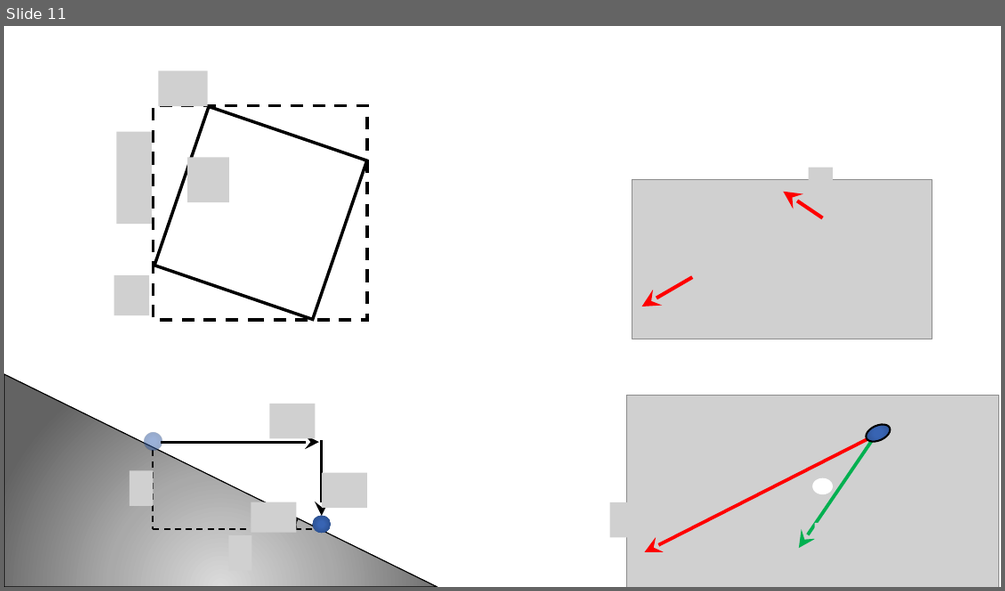
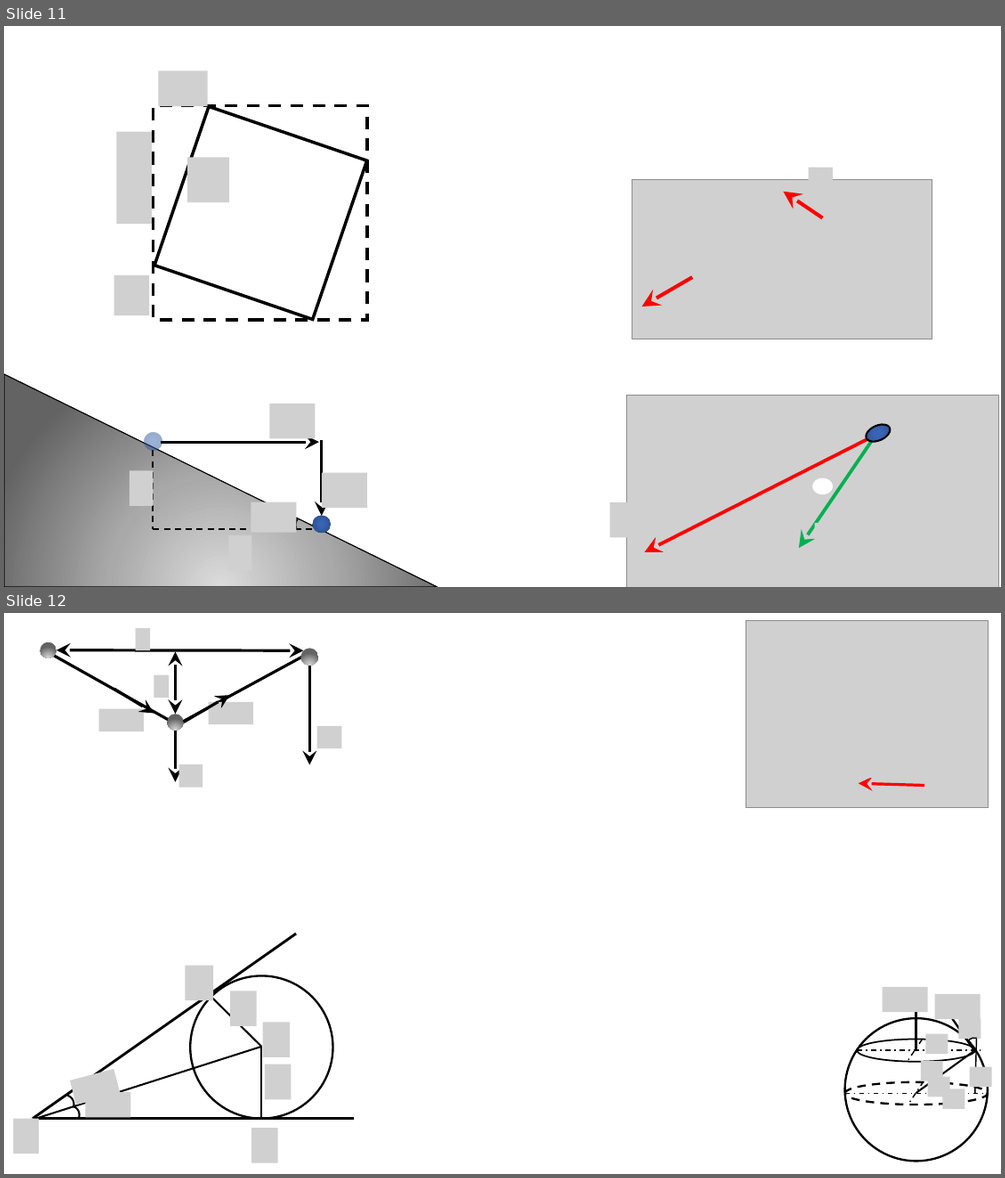
Before and after one commit to savchenko-physics/savchenko-physics.github.io, a slide deck: volunteer/Drawings.pptx. Shown one above the other, each under a label of ours: slide 11 before the commit, slides 11 and 12 after it. The pictures are 1005x591 and 1005x1178 pixels, drawn with LibreOffice and Linux fonts; fonts in the diff are those of the drawing; grey boxes stand for pictures. Boxes give left, top, right and bottom in pixels: in the first picture for what was removed or moved away, otherwise in the second. Text is boxed around its words. In the diff, an @@ line names an element or a change of style, - is before the commit and + after.

```diff
--- a/volunteer/Drawings.pptx
+++ b/volunteer/Drawings.pptx
@@ slide 12 added at bbox=[4, 613, 1001, 1174], background #FFFFFF @@
@@ group added at bbox=[40, 628, 342, 787]: 6 pictures, 4 arrows, 3 ellipses, 2 lines, 2 double arrows @@
@@ group added at bbox=[745, 620, 987, 807]: 4 pictures, 1 arrow @@
@@ group added at bbox=[845, 987, 992, 1161]: 8 pictures, 6 lines, 3 ellipses, 2 arrows, 2 arc (boxed as its full ellipse)s @@
@@ group added at bbox=[13, 933, 354, 1163]: 8 pictures, 5 lines, 2 arc (boxed as its full ellipse)s, 1 ellipse @@
```
Also in this commit, not shown: 1 slide removed, 11 other files.
